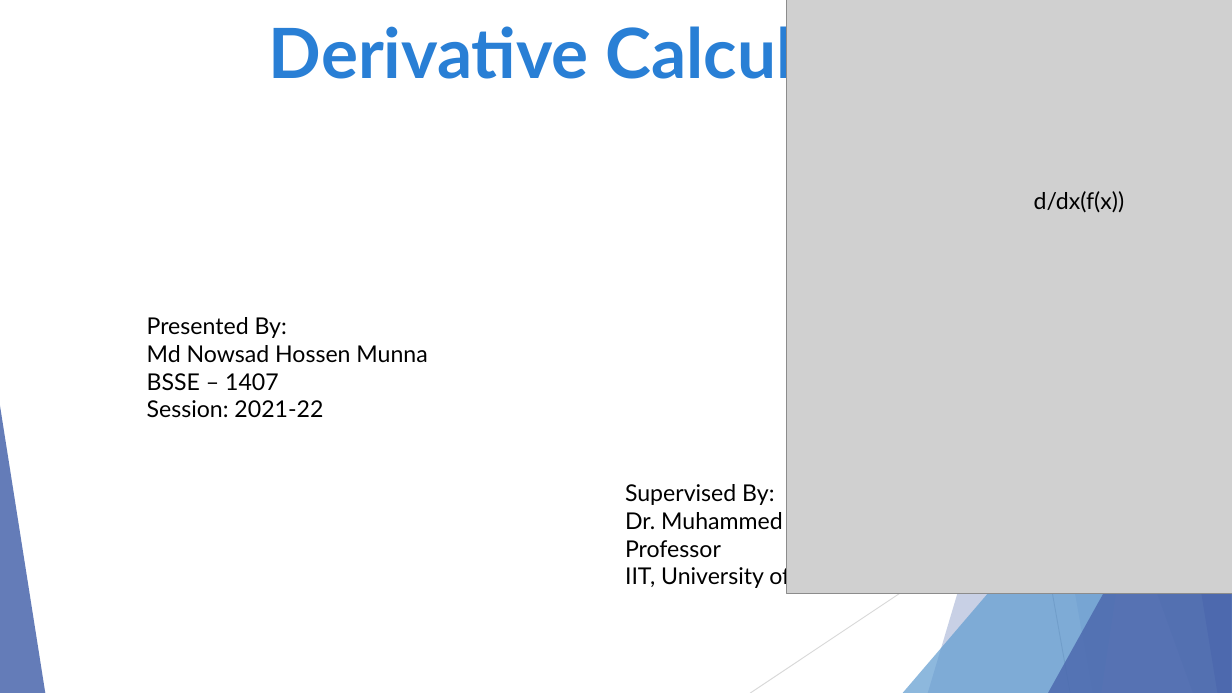
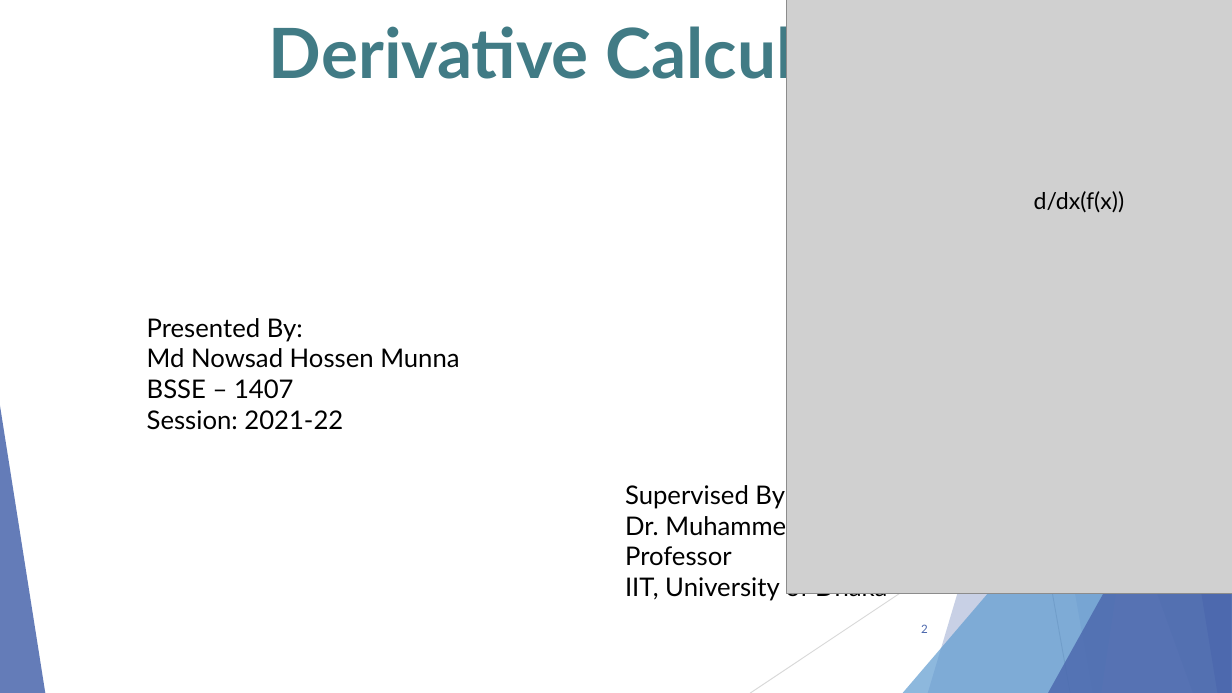
Before and after one commit to nowsadmunna/SPL-1, a slide deck: slide 2 of SPL-1 Mid Presentation.pptx (slide 1 before the commit). Drawn at 1232x693 pixels with LibreOffice and Linux fonts; fonts in the diff are those of the drawing; grey boxes stand for pictures; background and template pictures are left out. Boxes give left, top, right and bottom in pixels: in the first picture for what was removed or moved away, otherwise in the second. Text is boxed around its words. In the diff, an @@ line names an element or a change of style, - is before the commit and + after.

```diff
--- a/SPL-1 Mid Presentation.pptx
+++ b/SPL-1 Mid Presentation.pptx
@@ text "Derivative Calculator" at [269,18,920,91]: text colour #297FD5 to #417B85 @@
@@ text "Presented By:" at [147,318,459,430]: size 18 to 20 pt @@
@@ text "Supervised By:" at [625,482,887,601]: size 18 to 20 pt @@
@@ page number added at [921,624,928,633], 9 pt, text #4A66AC @@
+2
```
Also in this commit, not shown: 8 other slides changed, 1 slide added.
